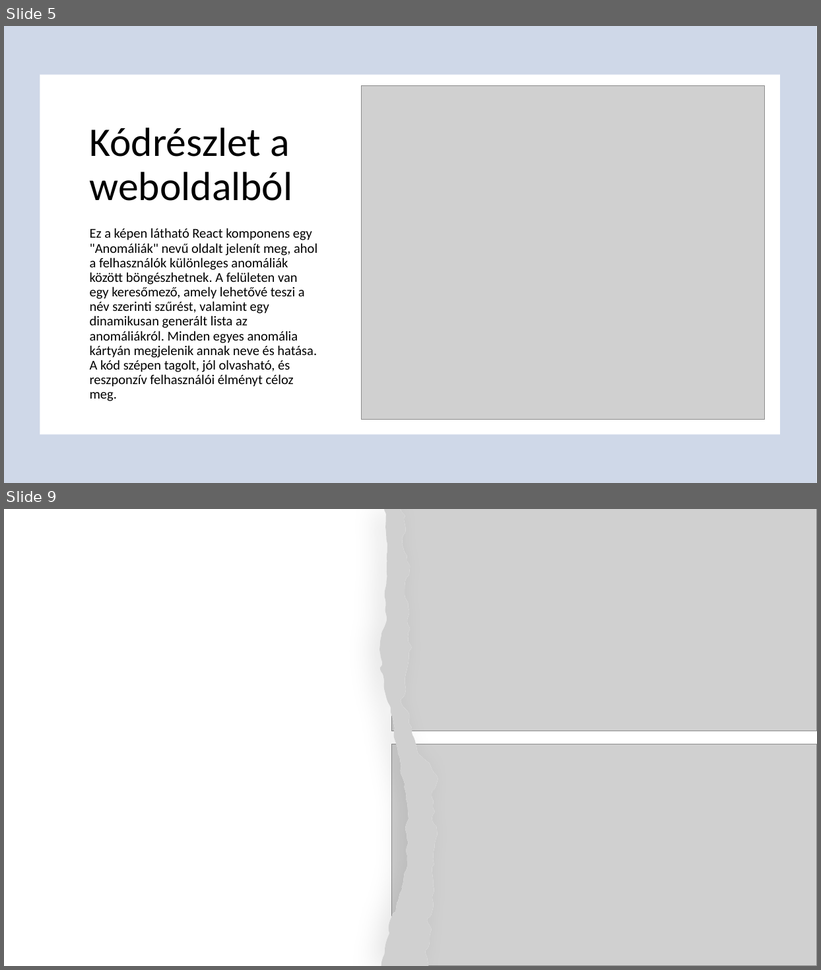
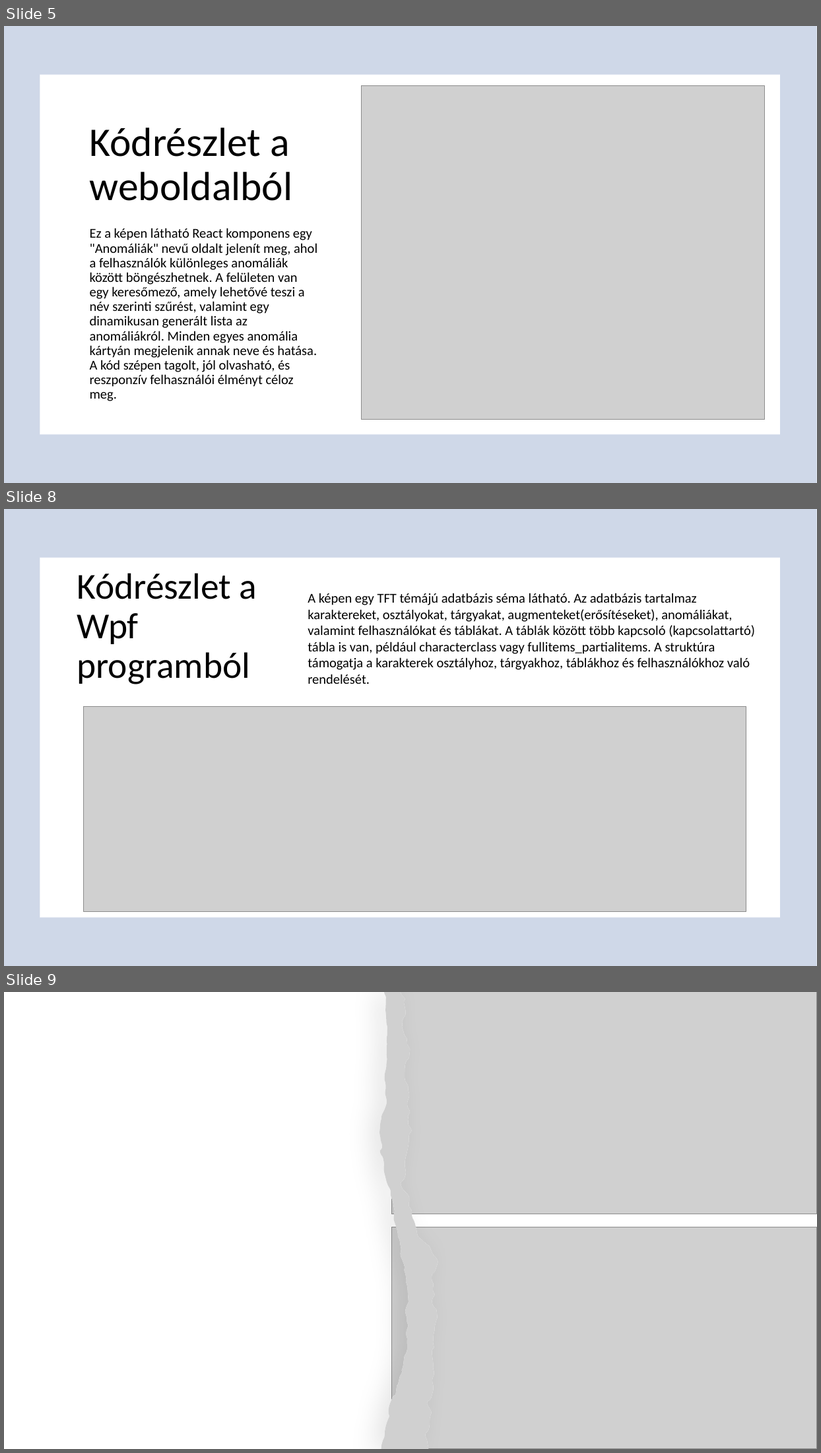
Before and after one commit to AliasKittia/VIZSGAREMEK, a slide deck: Záródolgozat-Prezentáció2025.pptx. Shown one above the other, each under a label of ours: slides 5 and 9 before the commit, slides 5, 8 and 9 after it; the slides between them are not shown. The pictures are 821x970 and 821x1453 pixels, drawn with LibreOffice and Linux fonts; fonts in the diff are those of the drawing; grey boxes stand for pictures; background and template pictures are left out. Boxes give left, top, right and bottom in pixels: in the first picture for what was removed or moved away, otherwise in the second. Text is boxed around its words. In the diff, an @@ line names an element or a change of style, - is before the commit and + after.

```diff
--- a/Záródolgozat-Prezentáció2025.pptx
+++ b/Záródolgozat-Prezentáció2025.pptx
@@ slide 8 added at (x1=4, y1=509, x2=817, y2=966), background picture (left out) @@
@@ rectangle added at (x1=4, y1=509, x2=817, y2=966), fill #E7E6E6 at 50% opacity @@
@@ rectangle added at (x1=4, y1=509, x2=817, y2=966), fill #4472C4 at 20% opacity @@
@@ rectangle added at (x1=40, y1=558, x2=781, y2=918), fill #FFFFFF @@
@@ title added at (x1=77, y1=573, x2=257, y2=685), 43.2 pt, text #000000 @@
+Kódrészlet a Wpf programból
@@ text added at (x1=308, y1=593, x2=755, y2=684), 16 pt, text #000000 @@
+A képen egy TFT témájú adatbázis séma látható. Az adatbázis tartalmaz karaktereket, osztályokat, tárgyakat, augmenteket(erősítéseket), anomáliákat, valamint felhasználókat és táblákat. A táblák között több kapcsoló (kapcsolattartó) tábla is van, például characterclass vagy fullitems_partialitems. A struktúra támogatja a karakterek osztályhoz, tárgyakhoz, táblákhoz és felhasználókhoz való rendelését.
@@ picture added at (x1=83, y1=706, x2=746, y2=912) @@
```
Also in this commit, not shown: 1 slide changed, 1 other slide added, 2 slides removed.
